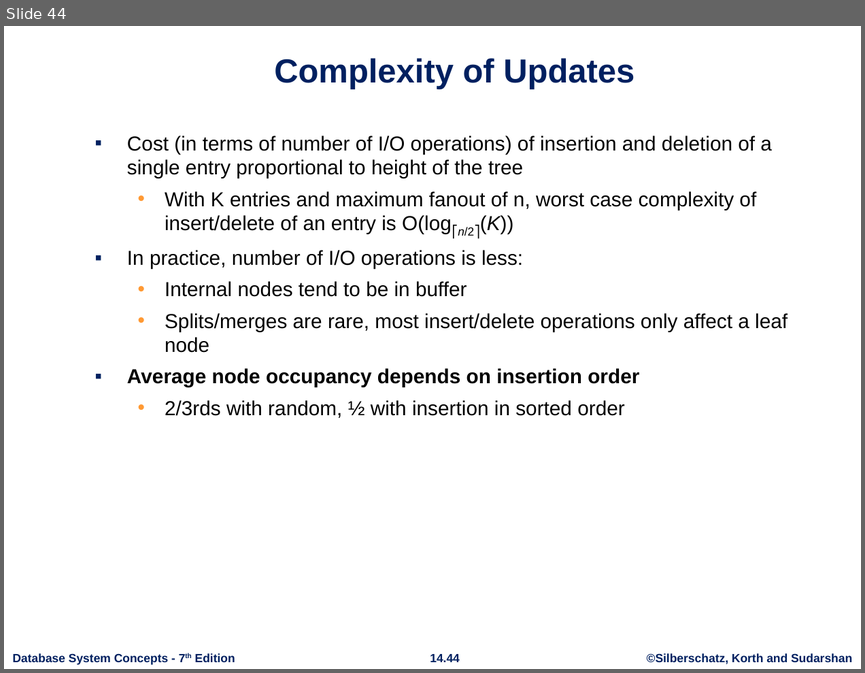
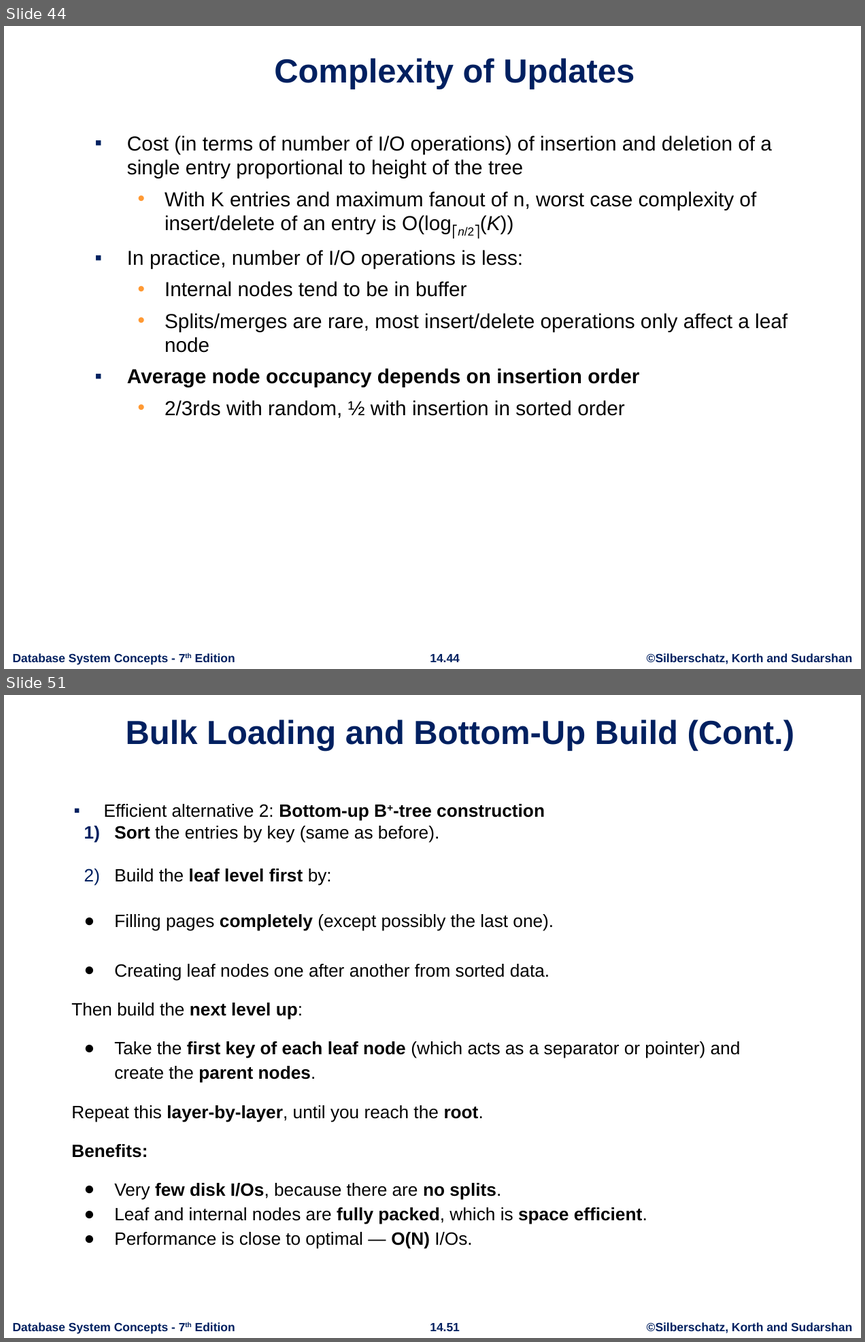
Before and after one commit to rizveeredwan/course-contents, a slide deck: CSE-3104/Slides/ch14.pptx. Shown one above the other, each under a label of ours: slide 44 before the commit, slides 44 and 51 after it; the slides between them are not shown. The pictures are 865x673 and 865x1342 pixels, drawn with LibreOffice and Linux fonts; fonts in the diff are those of the drawing; background and template pictures are left out. Boxes give left, top, right and bottom in pixels: in the first picture for what was removed or moved away, otherwise in the second. Text is boxed around its words. In the diff, an @@ line names an element or a change of style, - is before the commit and + after.

```diff
--- a/CSE-3104/Slides/ch14.pptx
+++ b/CSE-3104/Slides/ch14.pptx
@@ slide 51 added at (4,695,861,1338), background #FFFFFF; not listed: 3 template elements that a slide beside it also shows @@
@@ title added at (126,719,795,751), 28 pt, text #002060, bold @@
+Bulk Loading and Bottom-Up Build (Cont.)
@@ text added at (71,804,740,1249), 15 pt, text #000000 @@
+▪ Efficient alternative 2: Bottom-up B+-tree construction
+1) Sort the entries by key (same as before).
+2) Build the leaf level first by:
+● Filling pages completely (except possibly the last one).
+● Creating leaf nodes one after another from sorted data.
+Then build the next level up:
+● Take the first key of each leaf node (which acts as a separator or pointer) and create the parent nodes.
+Repeat this layer-by-layer, until you reach the root.
+Benefits:
+● Very few disk I/Os, because there are no splits.
+● Leaf and internal nodes are fully packed, which is space efficient.
+● Performance is close to optimal — O(N) I/Os.
```
Also in this commit, not shown: 6 slides changed, 1 other file.
